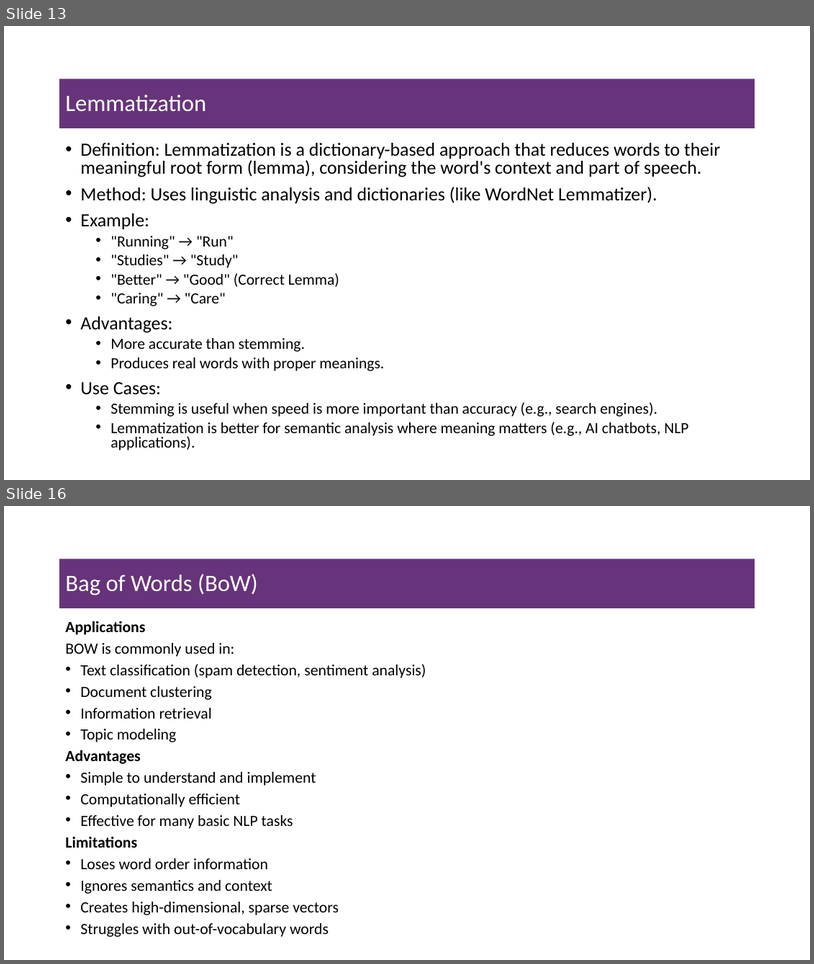
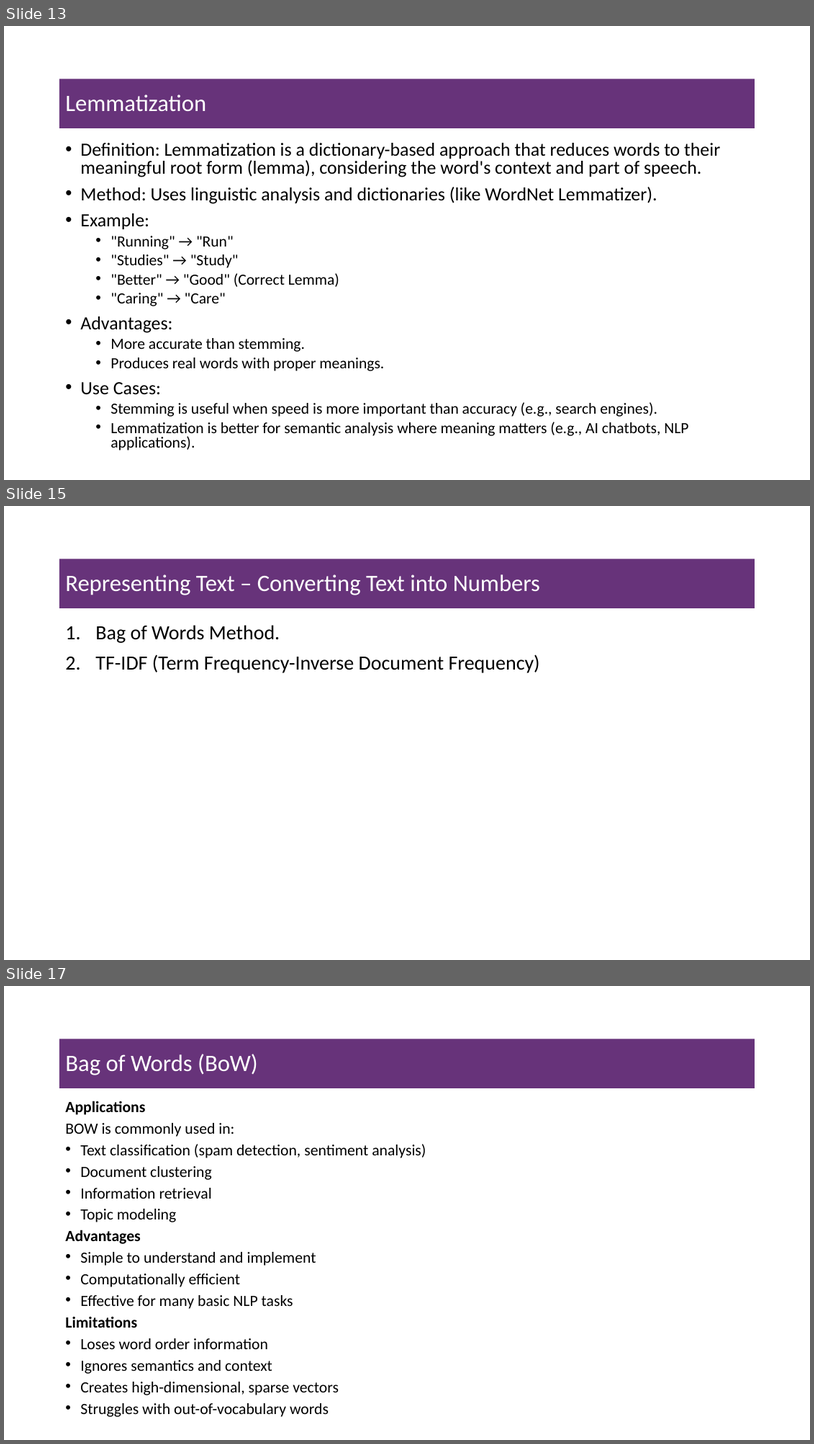
Before and after one commit to msfasha/307307-BI-Methods, a slide deck: 20242-NLP-LLM/lecture notes/Part 1 - Introduction to NLP/1-introduction to NLP.pptx. Shown one above the other, each under a label of ours: slides 13 and 16 before the commit, slides 13, 15 and 17 after it; the slides between them are not shown. The pictures are 814x964 and 814x1444 pixels, drawn with LibreOffice and Linux fonts; fonts in the diff are those of the drawing; background and template pictures are left out. Boxes give left, top, right and bottom in pixels: in the first picture for what was removed or moved away, otherwise in the second. Text is boxed around its words. In the diff, an @@ line names an element or a change of style, - is before the commit and + after.

Commit message:
convert chapter 1 into pptx

```diff
--- a/20242-NLP-LLM/lecture notes/Part 1 - Introduction to NLP/1-introduction to NLP.pptx
+++ b/20242-NLP-LLM/lecture notes/Part 1 - Introduction to NLP/1-introduction to NLP.pptx
@@ slide 15 added at (x1=4, y1=506, x2=810, y2=960), background #FFFFFF @@
@@ title added at (x1=59, y1=559, x2=756, y2=608), fill #67337A, 28 pt, text #FFFFFF @@
+Representing Text – Converting Text into Numbers
@@ text added at (x1=95, y1=625, x2=540, y2=673), 24 pt, text #000000 @@
+1. Bag of Words Method.
+2. TF-IDF (Term Frequency-Inverse Document Frequency)
@@ what was slide 16 is now slide 17 @@
```
Also in this commit, not shown: 6 slides changed, 1 other file.
